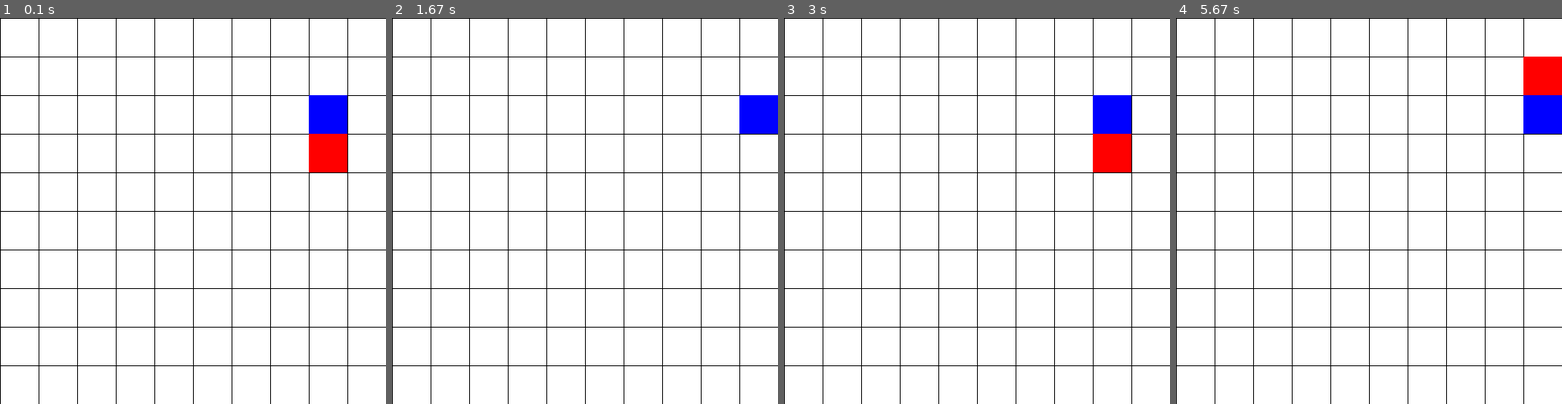
Above: before the commit, frames 1-4 (left to right).
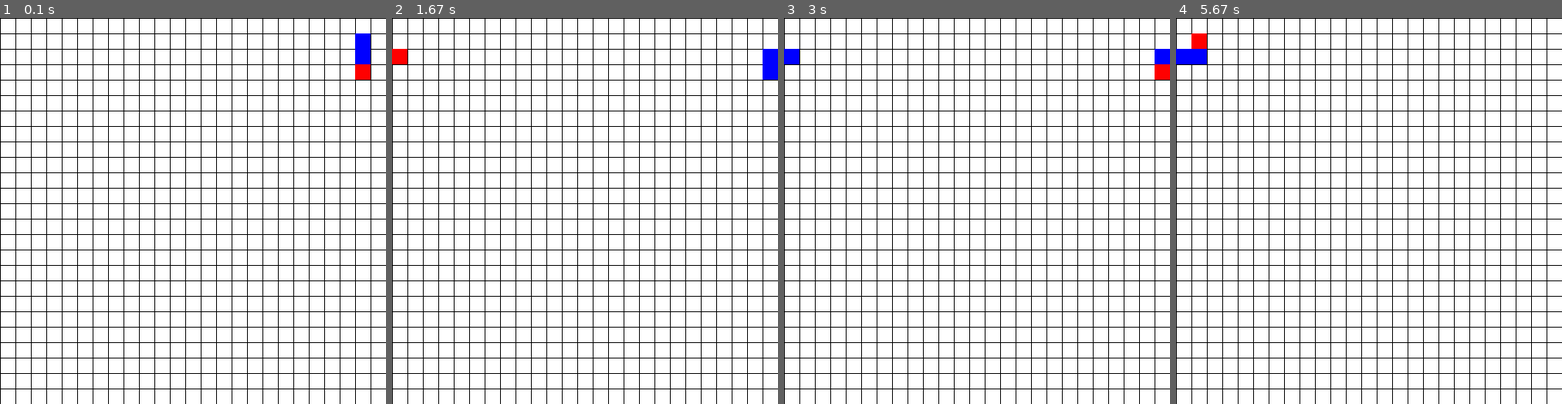
Above: after the commit, the same moments.

Repository: kobili/pygame-snake
Game: pygame game, started from main.py
Two runs of this game, one before a commit and one after it. Both use one fixed random seed, a clock stepped at 60 frames per second and the inputs below.
Inputs:
- Up to frame 1 (0.1 s): no input
- Up to frame 2 (1.67 s): hold Right 0.33-0.8 s; hold Up 0.83-1.13 s; hold Right 1.17-1.63 s
- Up to frame 3 (3 s): hold Left 1.67-2.2 s; hold Down 2.23-2.53 s
- Up to frame 4 (5.67 s): hold Up 3-3.37 s; hold Right 3.4-4.03 s; hold Left 4.47-4.93 s; hold Right 4.97-5.43 s; hold Up from 5.47 s (still down)

The runs differ from the first frame. In frame 1, 12% of the frame differs, in the area x 0-100%, y 0-100%; in frame 2, 11%; in frame 3, 12%; in frame 4, 12%.

Commit message:
Move snake to other side of the screen when going out of bounds

Diff:
--- a/main.py
+++ b/main.py
@@ -15,7 +15,7 @@
 fpsClock = pygame.time.Clock()
 WINDOW_WIDTH = 500
 WINDOW_HEIGHT = 500
-GRID_SQUARE_SIZE = 50
+GRID_SQUARE_SIZE = 20
 
 SNAKE_START = (WINDOW_WIDTH - 2 * GRID_SQUARE_SIZE, 2 * GRID_SQUARE_SIZE)
 
--- a/snake.py
+++ b/snake.py
@@ -9,7 +9,7 @@
 TAIL_COLOUR = (0, 0, 255)
 
 class Snake:
-    def __init__(self, start_x: int, start_y: int, direction: Direction, max_x: int, max_y: int, segment_size: int, tail_length: int = 1):
+    def __init__(self, start_x: int, start_y: int, direction: Direction, max_x: int, max_y: int, segment_size: int, tail_length: int = 2):
         self.direction = direction
         self.max_x = max_x
         self.max_y = max_y
@@ -35,15 +35,24 @@
         self.tail.insert(0, (self.x, self.y))
 
         if self.direction == Direction.UP:
-            self.y = clamp(self.y - self.segment_size, 0, self.max_y)
+            self.y = self.y - self.segment_size
         elif self.direction == Direction.DOWN:
-            self.y = clamp(self.y + self.segment_size, 0, self.max_y)
+            self.y = self.y + self.segment_size
         elif self.direction == Direction.RIGHT:
-            self.x = clamp(self.x + self.segment_size, 0, self.max_x)
+            self.x = self.x + self.segment_size
         elif self.direction == Direction.LEFT:
-            self.x = clamp(self.x - self.segment_size, 0, self.max_x)
-        # if (self.x, self.y) == current_pos:
-        #     return
+            self.x = self.x - self.segment_size
+
+        # move the snake to the other side of the screen if it goes out of bounds
+        if self.x > self.max_x:
+            self.x = 0
+        if self.x < 0:
+            self.x = self.max_x
+
+        if self.y > self.max_y:
+            self.y = 0
+        if self.y < 0:
+            self.y = self.max_y
 
         if len(self.tail) > self.tail_length:
             self.tail = self.tail[:-1]
